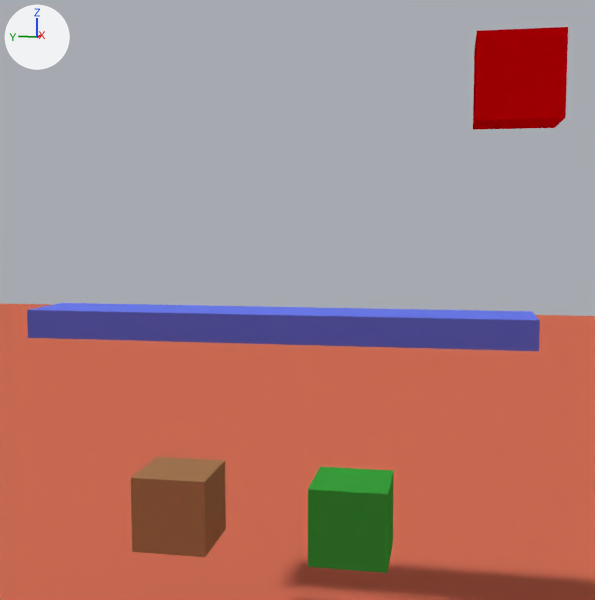
One commit to the Blender file slides/blender/softBody.blend: the scene before it, then after it.
Before and after are seen from a 50 mm camera at (-10.32, -2.48, 6.29) aimed at (0.1, -0.31, 5.33). Every picture has the same lights, and +X, +Y and +Z are marked at upper left.
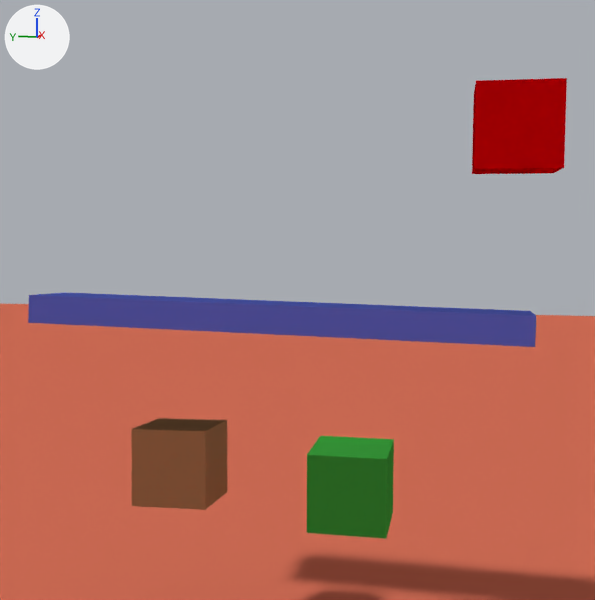
Boxes [x1, y1, x2, y2] around the edits, measured in the pictures (595 x 600 px):
'Cube.003', moved, turned: before [27, 303, 540, 351]; after [28, 292, 536, 347]
'Cube.001', moved: before [473, 27, 568, 130]; after [472, 78, 567, 174]
'Cube', moved, turned: before [131, 457, 226, 557]; after [131, 418, 227, 510]
'Cube.002', moved, turned: before [308, 467, 394, 573]; after [307, 436, 394, 539]

The change, as a list of edits to the scene's bpy script:
```text
Change ob_cube:
    ob_cube.location: (0.08, 1.32, 2.5) -> (0.0, 1.27, 3.12)
    ob_cube.rotation_euler: (-0.000059, 0.0000146, 0.022) -> (-0.0193, 0.0889, 0.00672)  # degrees (0, 0, 1.3) -> degrees (-1.1, 5.1, 0.4)
Change ob_cube_002:
    ob_cube_002.location: (0.08, -1.04, 2.5) -> (0.08, -1.03, 2.93)
    ob_cube_002.rotation_euler: (-0.000059, 0.0000146, 0.022) -> (0.000172, 0.0112, 0.0102)  # degrees (0, 0, 1.3) -> degrees (0, 0.6, 0.6)
Change ob_cube_003:
    ob_cube_003.location: (0.08, -0.04, 5.0) -> (0.12, -0.01, 5.1)
    ob_cube_003.rotation_euler: (0.000059, -0.0000146, -3.12) -> (0.0203, 0.0447, 0.00183)  # degrees (0, 0, -179) -> degrees (1.2, 2.6, 0.1)
Change ob_cube_001:
    ob_cube_001.location: (0.08, -3.0, 8.0) -> (0.08, -3.0, 7.44)
```
